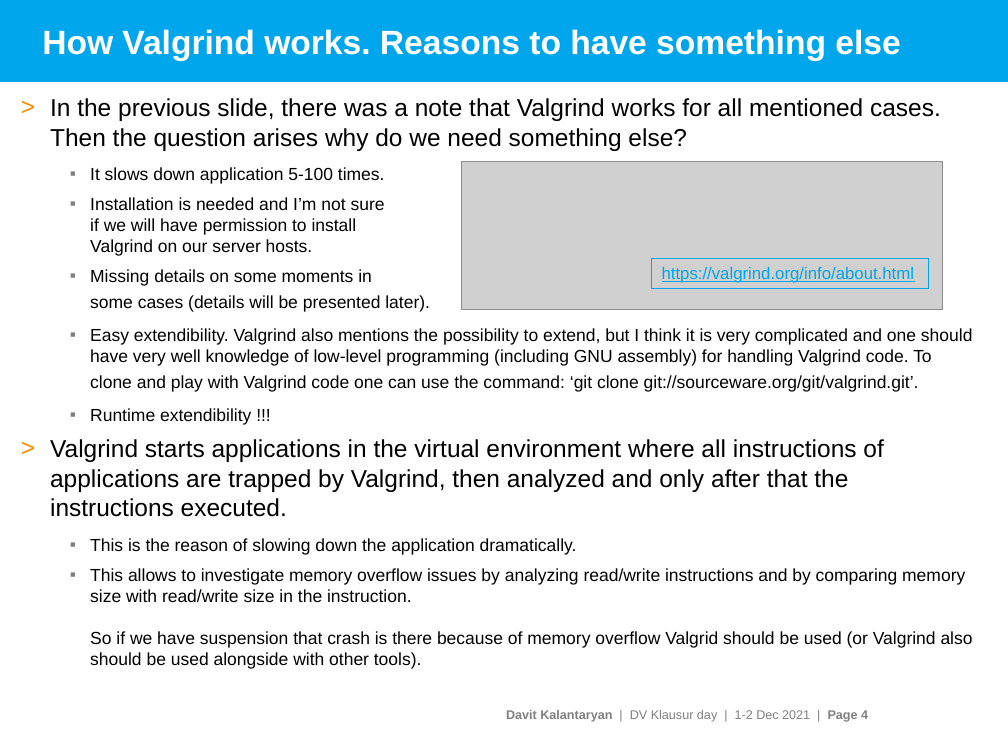
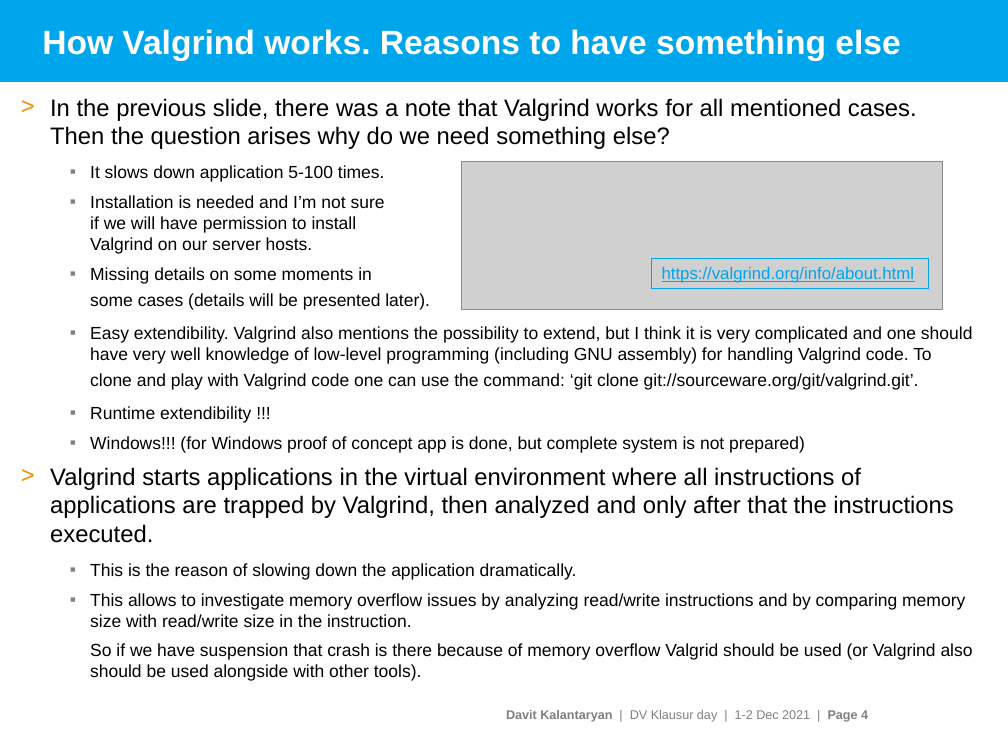
Before and after one commit to davitkalantaryan/old-crash_investigator, a slide deck: slide 4 of docs/crash_investigations.pptx. Drawn at 1008x756 pixels with LibreOffice and Linux fonts; fonts in the diff are those of the drawing; grey boxes stand for pictures; background and template pictures are left out. Boxes give left, top, right and bottom in pixels: in the first picture for what was removed or moved away, otherwise in the second. Text is boxed around its words. In the diff, an @@ line names an element or a change of style, - is before the commit and + after.

```diff
--- a/docs/crash_investigations.pptx
+++ b/docs/crash_investigations.pptx
@@ text at (50,98,953,543): size 17.5 to 17 pt in "In the previous slide, there was a ...", "Valgrind starts applications in the virtual environment ..." @@
@@ text at (90,436,805,453): paragraph added @@
+  ▪ Windows!!! (for Windows proof of concept app is done, but complete system is not prepared)
```
Also in this commit, not shown: 1 other slide changed, 1 slide added, 1 other file.
